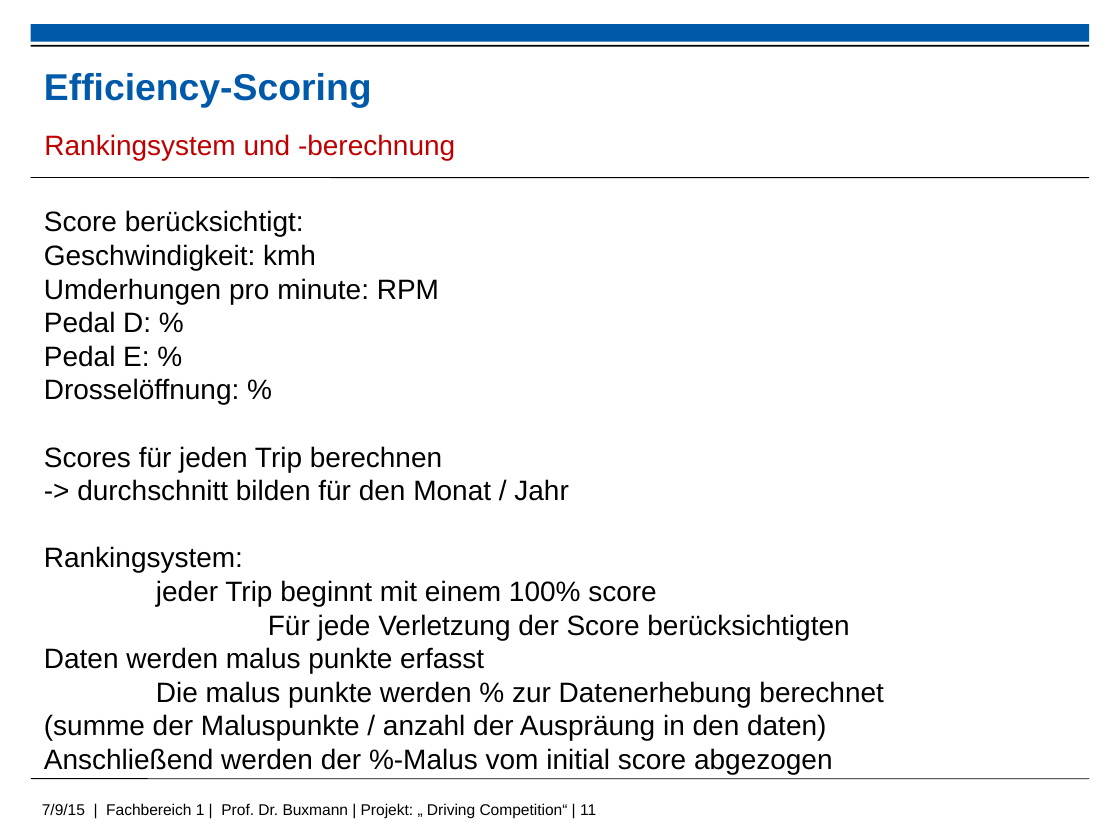
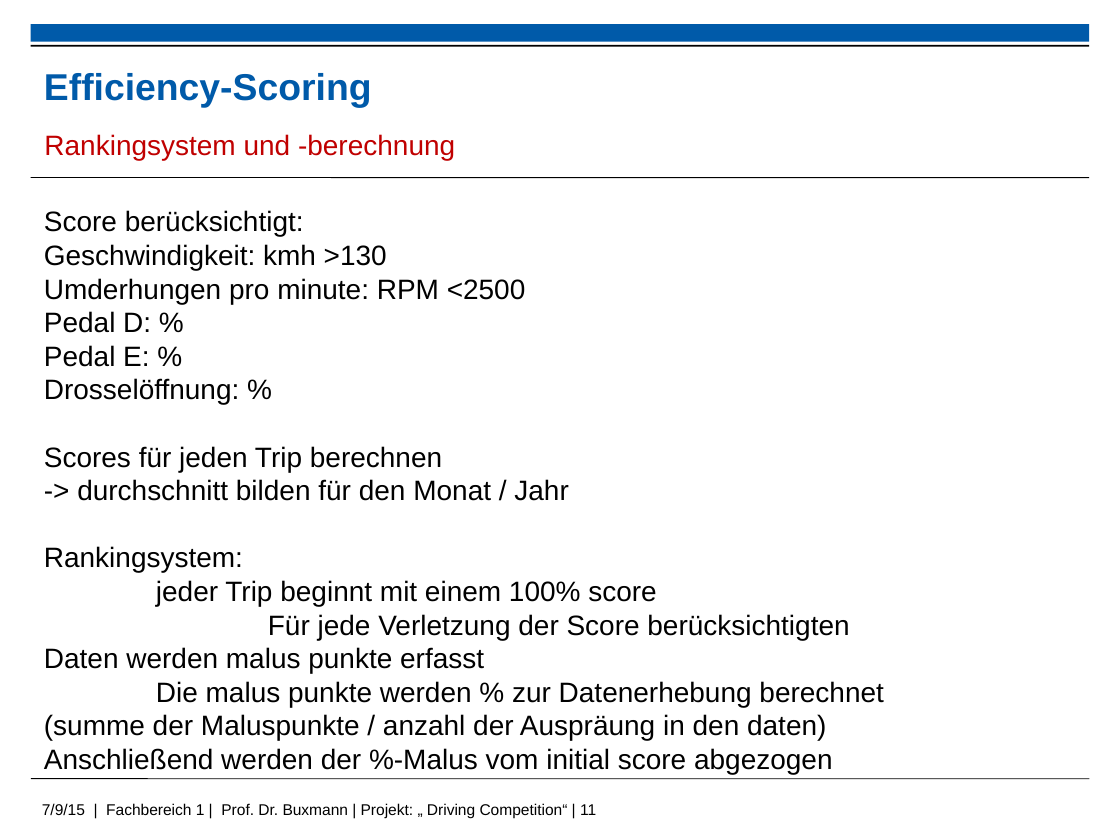
Before and after one commit to kolhagen/drivingcompetition, a slide deck: slide 11 of Big Data - Driving Competition.pptx. Drawn at 1120x840 pixels with LibreOffice and Linux fonts; fonts in the diff are those of the drawing; background and template pictures are left out. Boxes give left, top, right and bottom in pixels: in the first picture for what was removed or moved away, otherwise in the second. Text is boxed around its words. In the diff, an @@ line names an element or a change of style, - is before the commit and + after.

Commit message:
some update Signed-off-by: younGi <k.younghwan18@googlemail.com>

```diff
--- a/Big Data - Driving Competition.pptx
+++ b/Big Data - Driving Competition.pptx
@@ text at [44,244,526,304]: text changed @@
-Geschwindigkeit: kmh
-Umderhungen pro minute: RPM
+Geschwindigkeit: kmh >130
+Umderhungen pro minute: RPM <2500
```
